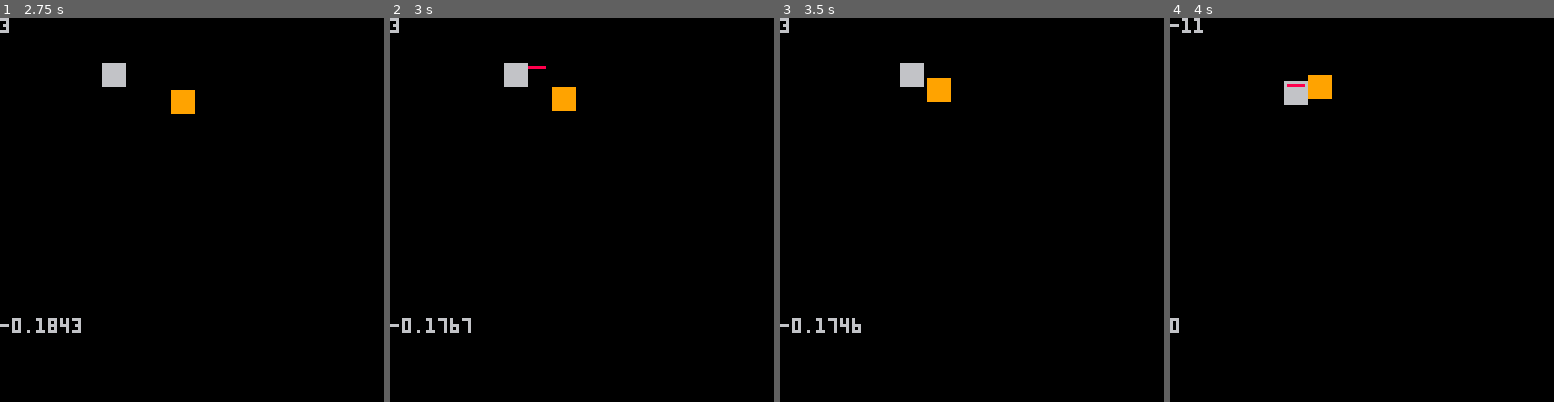
Above: before the commit, frames 1-4 (left to right).
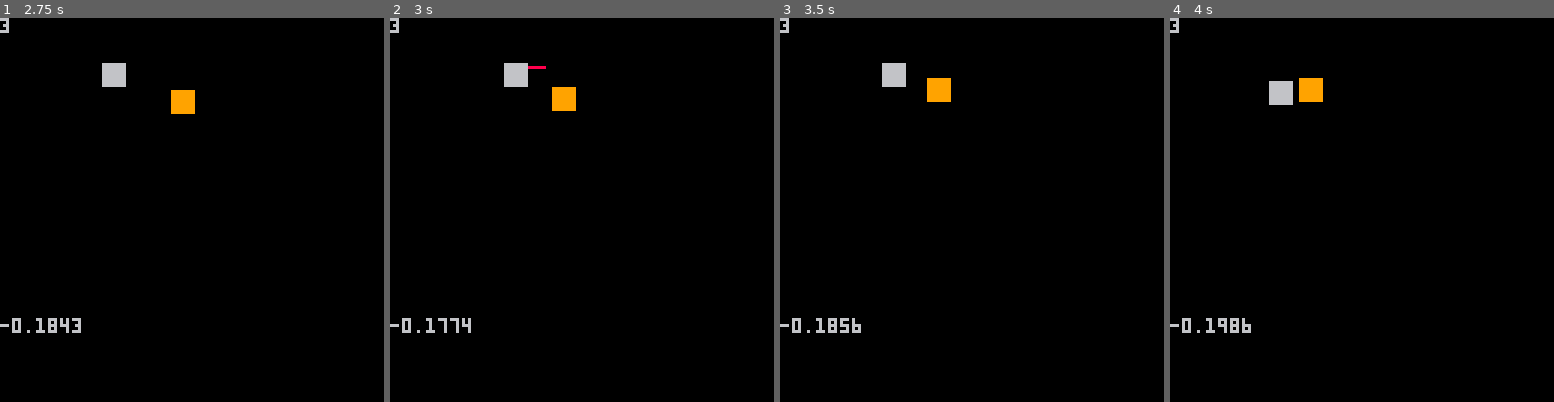
Above: after the commit, the same moments.

Repository: akbiggs/Scuffle
Game: PICO-8 cartridge scuffle.p8
The game is run twice, just before and just after one commit, with the same random seed, the same clock (stepped at 60 frames per second) and the same inputs.
Inputs:
- Up to frame 1 (2.75 s): tap X (X key) at 0.33, 1.07, 1.85 s; tap O (Z key) at 0.7, 1.7, 2.1, 2.5 s; hold Right 1.6-2.1 s; hold Up 2.15-2.42 s; hold Right from 2.47 s (still down)
- Up to frame 2 (3 s): keep holding Right; tap O (Z key) at 2.9 s; tap X (X key) at 2.97 s
- Up to frame 3 (3.5 s): release Right at 3.03 s; hold Left from 3.08 s (still down); tap O (Z key) at 3.3 s
- Up to frame 4 (4 s): release Left at 3.58 s; hold Down 3.63-3.97 s; tap O (Z key) at 3.7 s

Frame 1 is identical in both runs. In frame 2, less than 0.1% of the frame differs, in the area x 15-21%, y 78-83%; in frame 3, 0.6%; in frame 4, 1.3%, in the area x 0-43%, y 0-83%.

Commit message:
player life

Diff:
--- a/scuffle.p8
+++ b/scuffle.p8
@@ -487,6 +487,10 @@
 
 function walker:update(
     player, bullets)
+  if player.life <= 0 then
+    return
+  end
+
   self.cooldown = max(0,
       self.cooldown - 1)
 
@@ -557,8 +561,6 @@
 end
 
 function player:walk()
-  self.vel = vec(0, 0)
-
   local direc = vec(0, 0)
 
   if (btn(⬅️)) direc.x = -1
@@ -604,6 +606,9 @@
       self.swing_cooldown - 1)
   self.walk_cooldown = max(0,
       self.walk_cooldown - 1)
+  self.invuln_cooldown = max(0,
+      self.invuln_cooldown - 1)
+  self.vel = vec(0, 0)
 
   if self:can_walk() then
     self:walk()
@@ -640,14 +645,15 @@
 
 function _update60()
   -- player
-  state.player:update(
-      state.bullets)
+  local p = state.player
+  if p.life > 0 then
+    p:update(state.bullets)
+  end
 
   -- enemies
   for e in all(state.enemies)
   do
-    e:update(state.player,
-             state.bullets)
+    e:update(p, state.bullets)
   end
 
   -- bullets
@@ -655,8 +661,13 @@
   do
     b:update()
 
-    if b.is_enemy then
-      b:collide(state.player)
+    if b.is_enemy and
+        p:vulnerable()
+    then
+      if b:collide(p)
+      then
+        p.invuln_cooldown = 100
+      end
     else
       for e in all(
           state.enemies)
@@ -679,7 +690,9 @@
     e:draw()
   end
 
-  state.player:draw()
+  if state.player.life > 0 then
+    state.player:draw()
+  end
 
   for b in all(state.bullets)
   do
